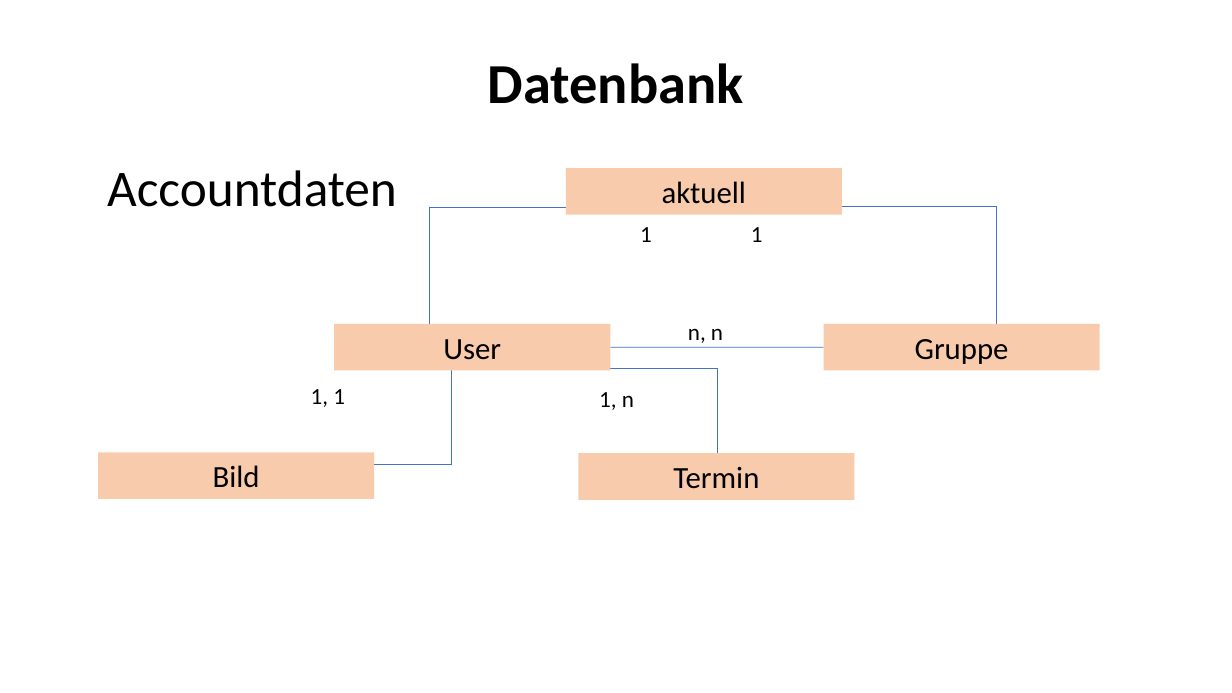
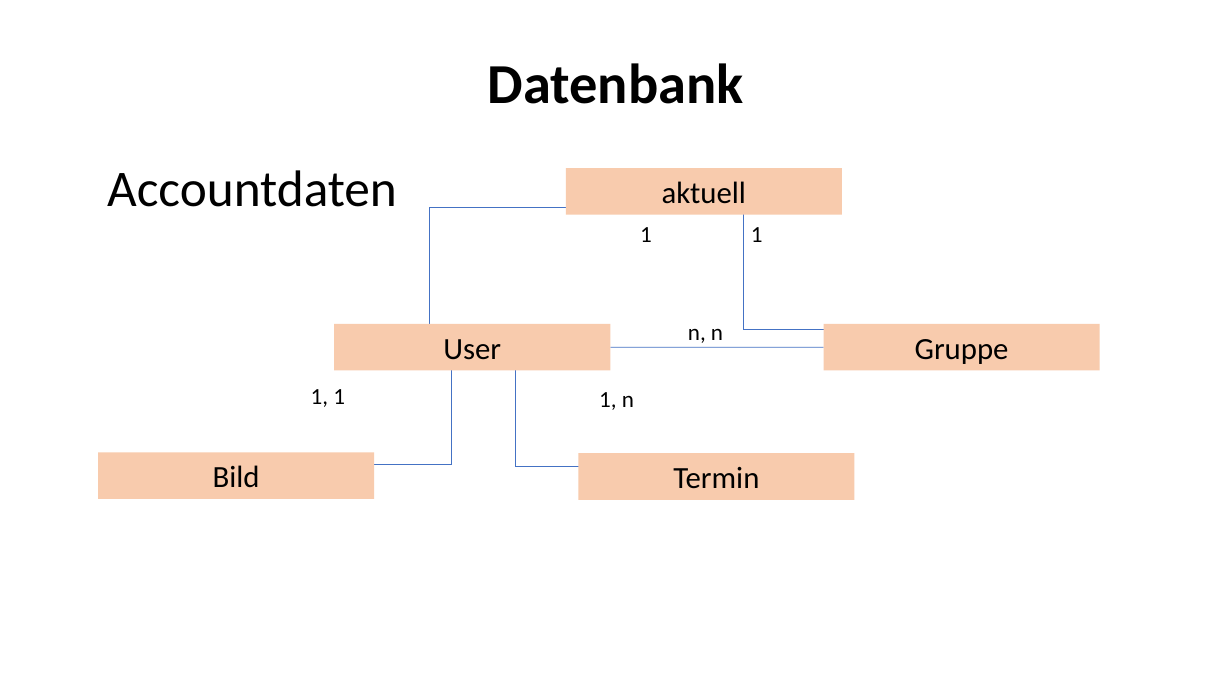
Before and after one commit to Fabusch/Kalenderprojekt, a slide deck: slide 3 of derKalender/Gruppen Kalender.odp. Drawn at 1232x693 pixels with LibreOffice and Linux fonts; fonts in the diff are those of the drawing. Boxes give left, top, right and bottom in pixels: in the first picture for what was removed or moved away, otherwise in the second. Text is boxed around its words. In the diff, an @@ line names an element or a change of style, - is before the commit and + after.

```diff
--- a/derKalender/Gruppen Kalender.odp
+++ b/derKalender/Gruppen Kalender.odp
@@ elbow line moved from (744, 207) - (996, 329) to (996, 329) - (744, 207) @@
@@ elbow line moved from (515, 368) - (717, 467) to (717, 467) - (515, 368) @@
```
Also in this commit, not shown: 1 other slide changed.
